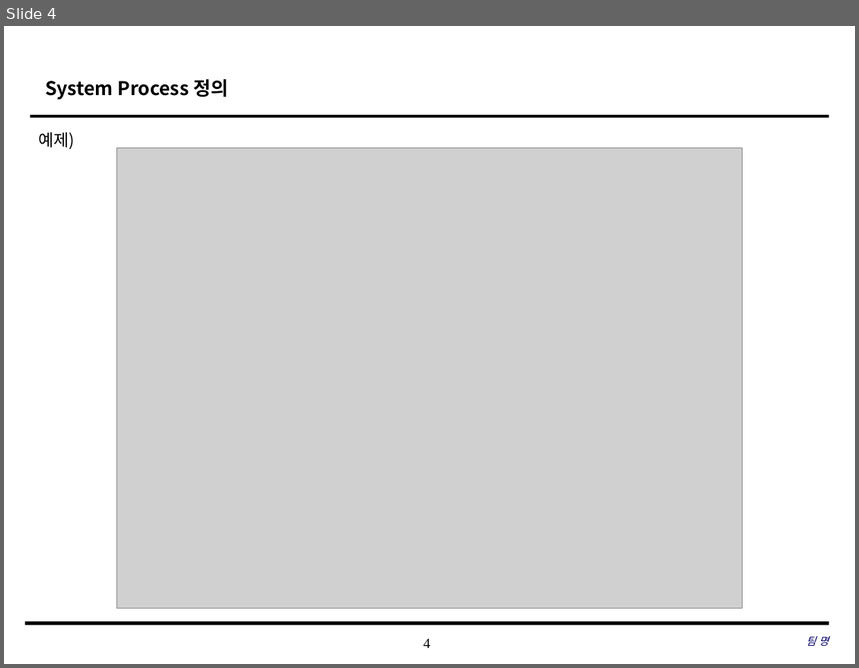
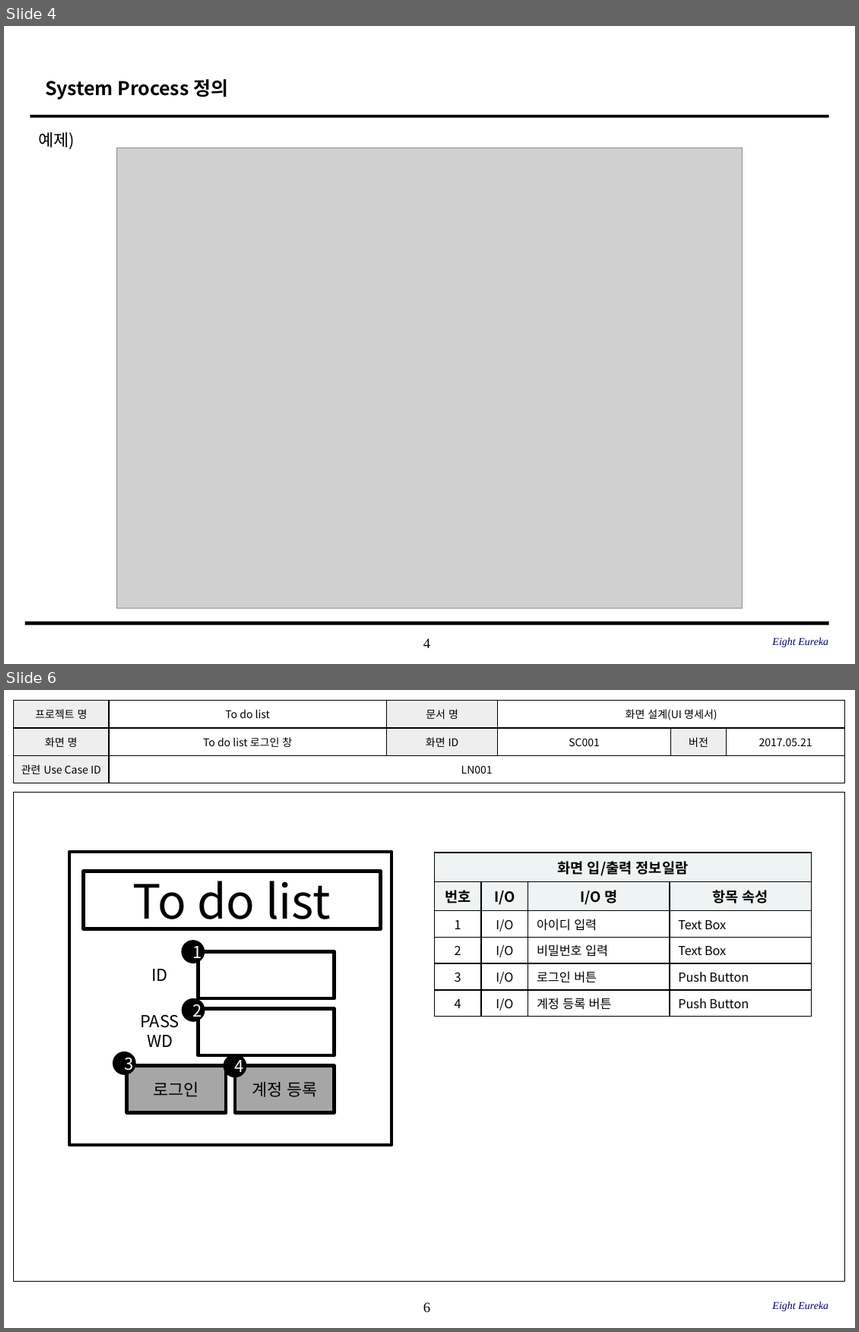
Before and after one commit to SE-admin/8, a slide deck: doc/3_ 설계서/UI Design Template.pptx. Shown one above the other, each under a label of ours: slide 4 before the commit, slides 4 and 6 after it; the slides between them are not shown. The pictures are 859x668 and 859x1332 pixels, drawn with LibreOffice and Linux fonts; fonts in the diff are those of the drawing; grey boxes stand for pictures; background and template pictures are left out. Boxes give left, top, right and bottom in pixels: in the first picture for what was removed or moved away, otherwise in the second. Text is boxed around its words. In the diff, an @@ line names an element or a change of style, - is before the commit and + after.

```diff
--- a/doc/3_ 설계서/UI Design Template.pptx
+++ b/doc/3_ 설계서/UI Design Template.pptx
@@ slide 6 added at <box>4,690,855,1328</box>, background #FFFFFF; not listed: 1 template element that a slide beside it also shows @@
@@ table added at <box>13,700,844,783</box>, 3 rows, 6 columns @@
+프로젝트 명 | To do list | 문서 명 | 화면 설계(UI 명세서) |  | 
+화면 명 | To do list 로그인 창 | 화면 ID | SC001 | 버전 | 2017.05.21
+관련 Use Case ID | LN001 |  |  |  | 
@@ rectangle added at <box>13,792,845,1281</box>, outline #000000 0.75 pt @@
@@ table added at <box>435,853,811,1014</box>, 6 rows, 4 columns @@
+화면 입/출력 정보일람 |  |  | 
+번호 | I/O | I/O 명 | 항목 속성
+1 | I/O | 아이디 입력 | Text Box
+2 | I/O | 비밀번호 입력 | Text Box
+3 | I/O | 로그인 버튼 | Push Button
+4 | I/O | 계정 등록 버튼 | Push Button
@@ ellipse added at <box>181,940,205,964</box>, fill #000000, 14 pt, text #FFFFFF @@
+1
@@ ellipse added at <box>182,998,205,1022</box>, fill #000000, 14 pt, text #FFFFFF @@
+2
@@ ellipse added at <box>113,1052,137,1075</box>, fill #000000, 14 pt, text #FFFFFF @@
+3
@@ ellipse added at <box>224,1054,247,1078</box>, fill #000000, 14 pt, text #FFFFFF @@
+4
@@ group added at <box>69,852,392,1145</box>: 6 rectangles, 2 texts @@
+To do list
+로그인
+ID
+PASSWD
+계정 등록
@@ text added at <box>772,1302,829,1312</box>, 9 pt, text #000066, italic @@
+Eight Eureka
@@ slide 4 changed as well @@
@@ text at <box>772,638,829,648</box>: text changed @@
-팀 명
+Eight Eureka
```
Also in this commit, not shown: 4 other slides changed, 6 other slides added, 1 slide removed.
